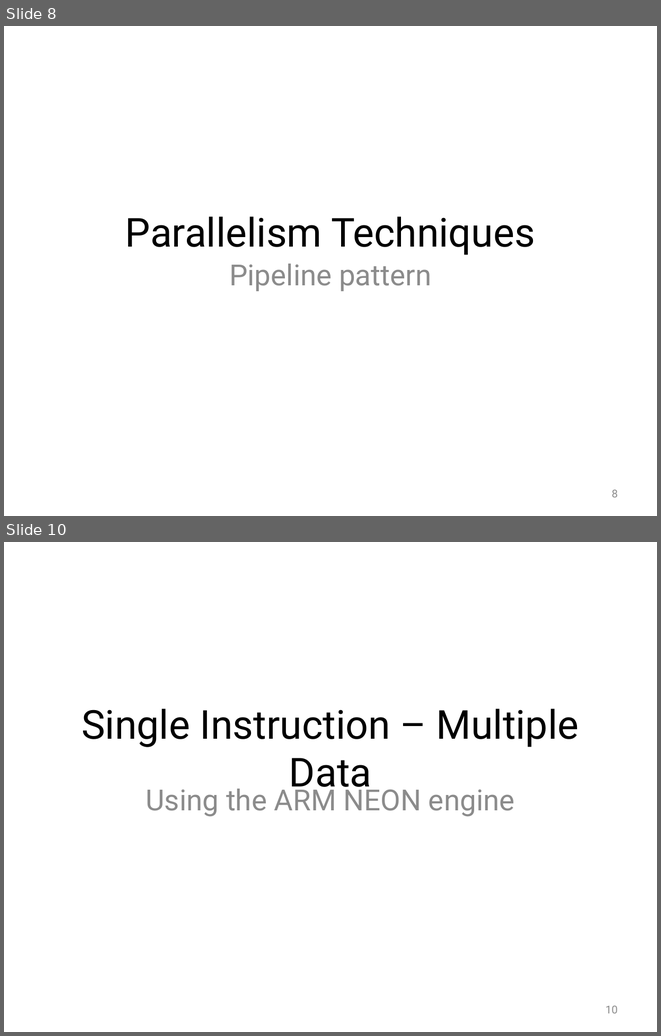
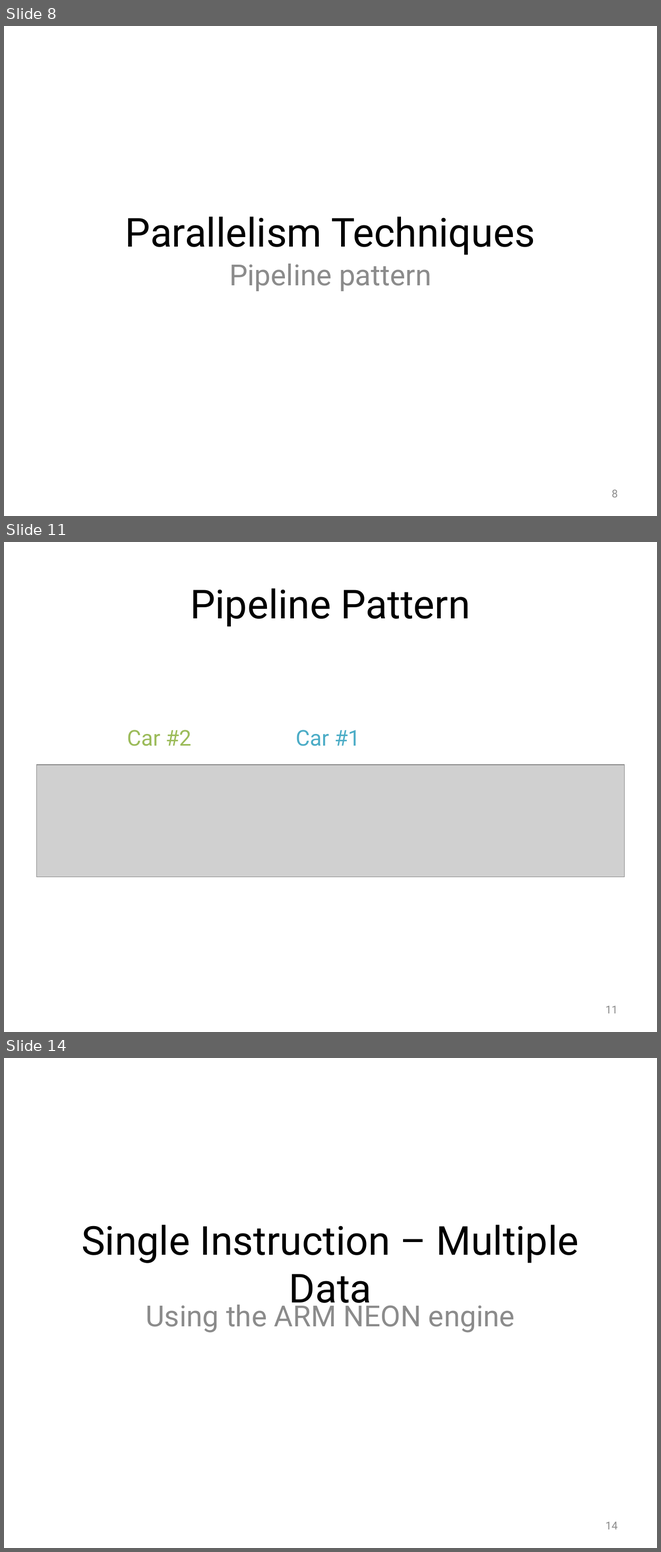
Before and after one commit to Jule/aw1, a slide deck: Praese/Presentation1.pptx. Shown one above the other, each under a label of ours: slides 8 and 10 before the commit, slides 8, 11 and 14 after it; the slides between them are not shown. The pictures are 661x1036 and 661x1552 pixels, drawn with LibreOffice and Linux fonts; fonts in the diff are those of the drawing; grey boxes stand for pictures; background and template pictures are left out. Boxes give left, top, right and bottom in pixels: in the first picture for what was removed or moved away, otherwise in the second. Text is boxed around its words. In the diff, an @@ line names an element or a change of style, - is before the commit and + after.

Commit message:
Add example of the pipeline pattern idea

```diff
--- a/Praese/Presentation1.pptx
+++ b/Praese/Presentation1.pptx
@@ slide 11 added at (4, 542, 657, 1032), background picture (left out) @@
@@ title added at (190, 588, 470, 627), 44 pt, text #000000 @@
+Pipeline Pattern
@@ text added at (127, 730, 191, 746), 24 pt, text #9BBB59 @@
+Car #2
@@ text added at (296, 730, 360, 746), 24 pt, text #4BACC6 @@
+Car #1
@@ picture added at (37, 765, 624, 877) @@
@@ page number added at (606, 1005, 618, 1013), 12 pt, text #8C8C8C @@
+11
@@ what was slide 10 is now slide 14 @@
@@ page number at (606, 1521, 618, 1529): text changed @@
-10
+14
```
Also in this commit, not shown: 4 other slides added, 1 slide removed, 2 other files.
